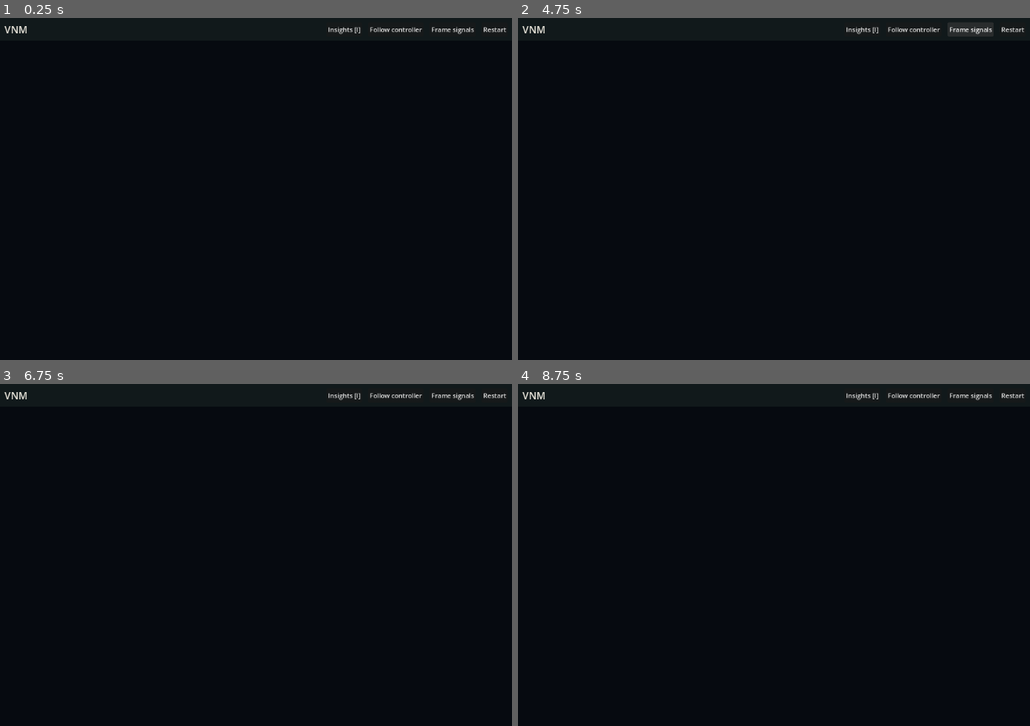
Above: before the commit, frames 1-4 (two rows, left to right).
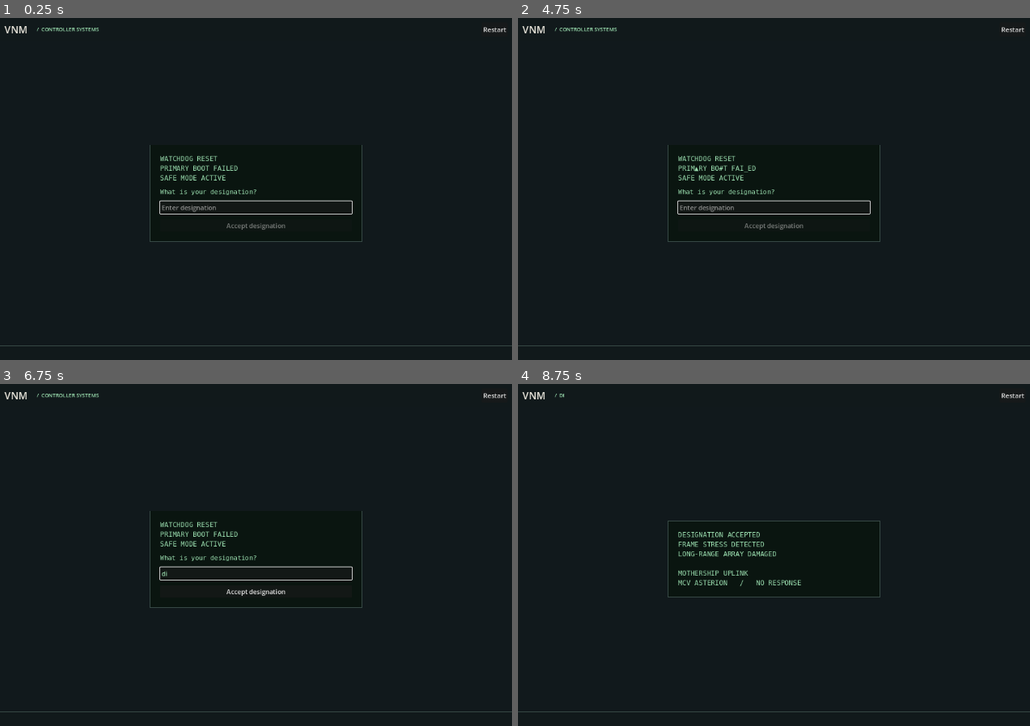
Above: after the commit, the same moments.

Repository: Solisen14/VNM
Game: Godot game, scene res://reboot.tscn
The game is run twice, just before and just after one commit, with the same random seed, the same clock (stepped at 60 frames per second) and the same inputs.
Inputs (mouse positions are in pixels of both pictures, inside the frame that each line leads up to):
- Up to frame 1 (0.25 s): no input
- Up to frame 2 (4.75 s): click "Restart" at 0.5 s; click "Restart" at 1.25 s; click "Restart" at 2 s; click (861, 28) at 2.75 s, where only the run before the commit has a clickable "Insights [I]"; click (912, 28) at 3.5 s, where only the run before the commit has a clickable "Follow controller"; click (968, 28) at 4.25 s, where only the run before the commit has a clickable "Frame signals"
- Up to frame 3 (6.75 s): tap Enter at 5, 6.5 s; move the mouse to (368, 537) at 5.02 s; hold D 5.03-5.75 s; tap Q at 5.1 s; click (368, 537) at 5.17 s; tap Space at 5.75 s; drag from (153, 572) to (230, 623) at 5.77 s; move the mouse to (307, 479) at 6.52 s; hold D from 6.53 s (still down); tap I at 6.6 s
- Up to frame 4 (8.75 s): release D at 7.25 s; click (774, 592) at 7.25 s, where only the run after the commit has a clickable "Accept designation"; drag from (748, 623) to (620, 503) at 8.02 s

The runs differ from the first frame. In frame 1, 1.8% of the frame differs, in the area x 0-100%, y 2-96%; in frame 2, 1.8%; in frame 3, 1.7%; in frame 4, 1.6%.
Error before the commit: Parse Error: Cannot infer the type of "highlight" variable because the value doesn't have a set type. (res://reboot_map.gd:315)

Commit message:
Fix Godot parser type inference for hovered worker marker

Diff:
--- a/reboot_map.gd
+++ b/reboot_map.gd
@@ -312,7 +312,7 @@
 		draw_worker_light(state.position_of(contact), -0.52, false)
 	elif contact == "miner" and on_screen and state.phase < State.Phase.ORDERS:
 		draw_worker_light(state.miner_position, -0.25, false)
-	var highlight := contact == game.selected or contact == hover
+	var highlight: bool = contact == game.selected or contact == hover
 	if contact != "miner" or state.phase < State.Phase.ORDERS or highlight:
 		reticle(point, tint, 12 if highlight else 8)
 	if contact == "miner" and state.phase >= State.Phase.ORDERS and not highlight:
